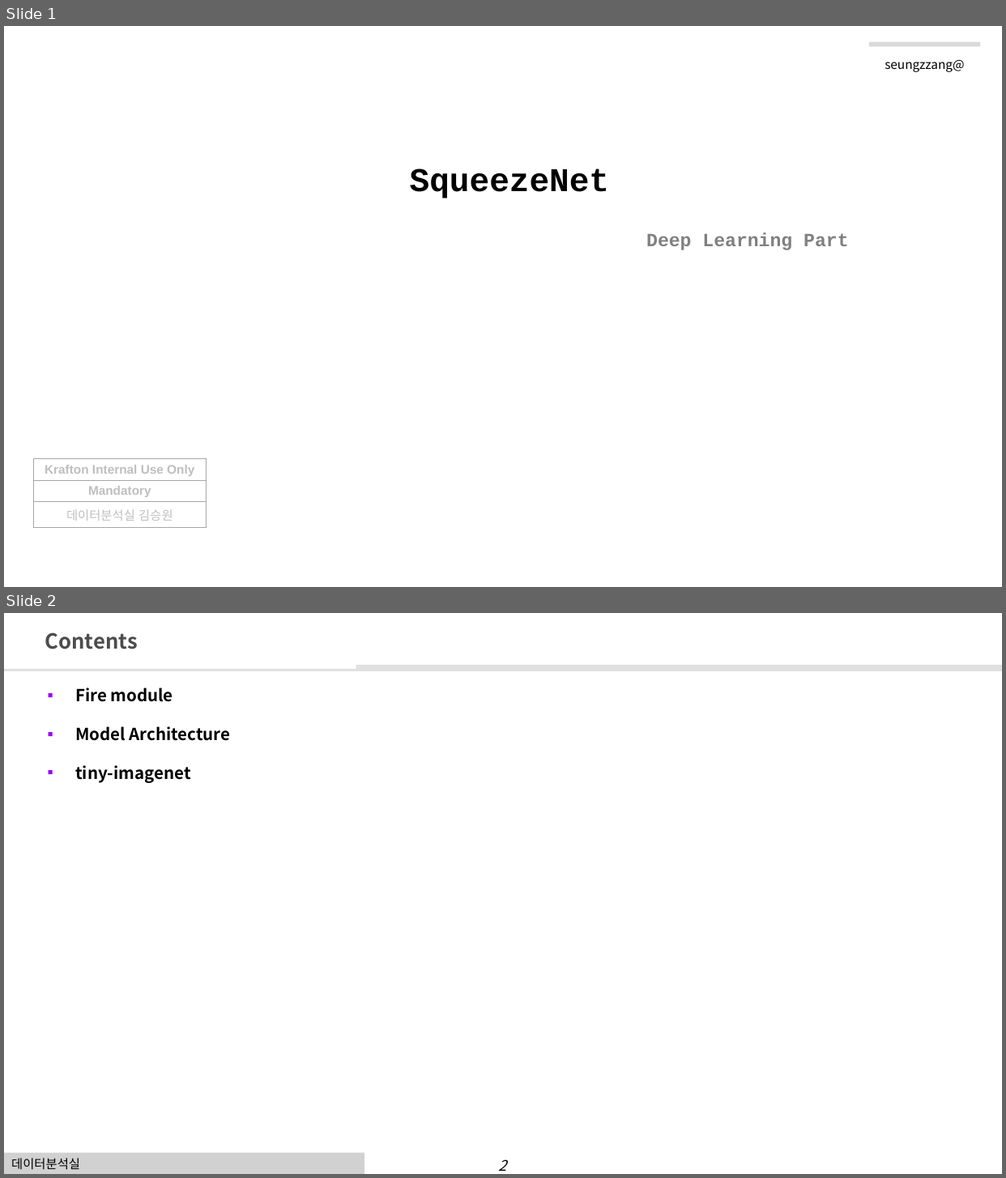
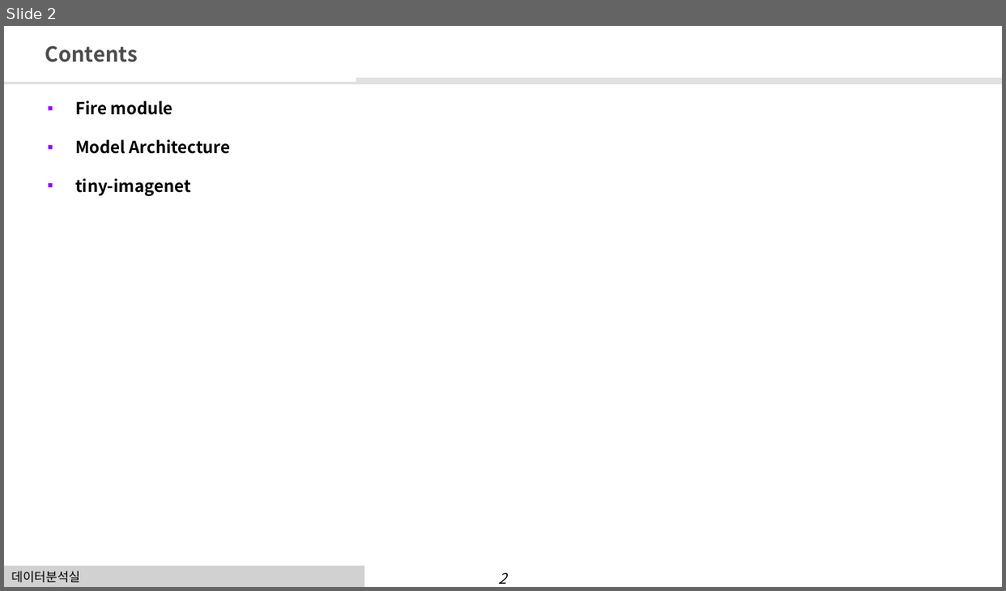
Before and after one commit to BeomSooKim/paper-summary, a slide deck: Squeezenet.pptx. Shown one above the other, each under a label of ours: slides 1 and 2 before the commit, slide 2 after it. The pictures are 1006x1178 and 1006x591 pixels, drawn with LibreOffice and Linux fonts; fonts in the diff are those of the drawing; background and template pictures are left out. Boxes give left, top, right and bottom in pixels: in the first picture for what was removed or moved away, otherwise in the second. Text is boxed around its words. In the diff, an @@ line names an element or a change of style, - is before the commit and + after.

```diff
--- a/Squeezenet.pptx
+++ b/Squeezenet.pptx
@@ slide 1 removed at (4, 26, 1002, 587), background picture (left out) @@
@@ line removed from (869, 44) to (980, 44) @@
@@ text removed at (884, 60, 964, 72) @@
-seungzzang@
@@ subtitle removed at (410, 169, 848, 250) @@
-SqueezeNet
-Deep Learning Part
@@ table removed at (33, 459, 206, 526), 3 rows, 1 columns @@
-Krafton Internal Use Only
-Mandatory
-데이터분석실 김승원
```
Also in this commit, not shown: 1 slide added, 4 other files.
